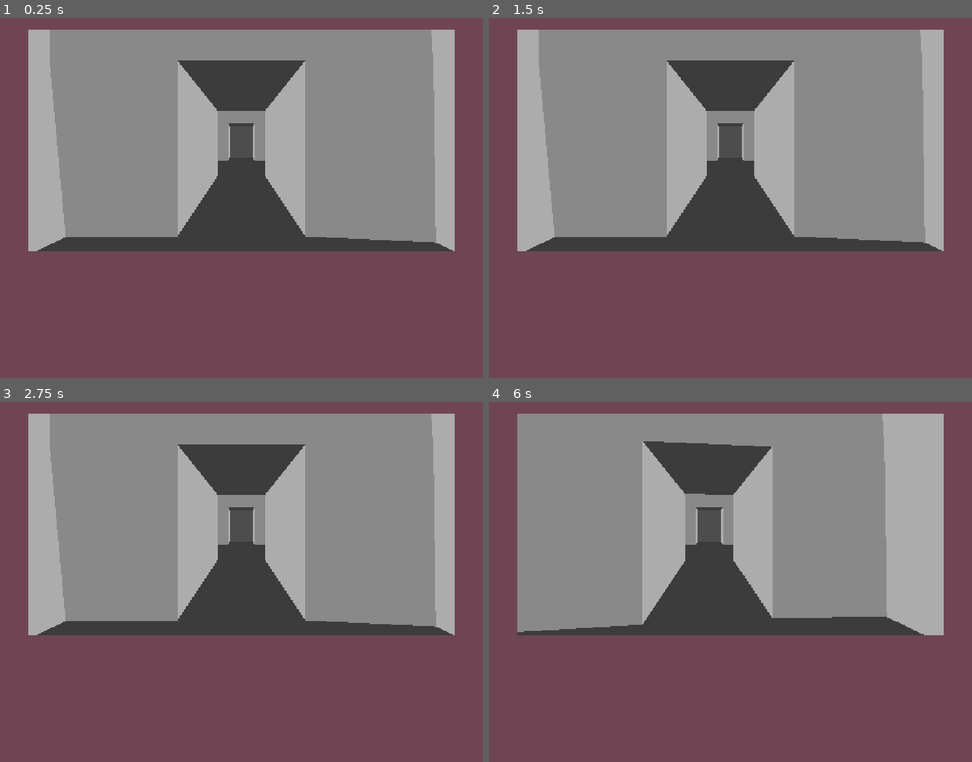
Above: before the commit, frames 1-4 (two rows, left to right).
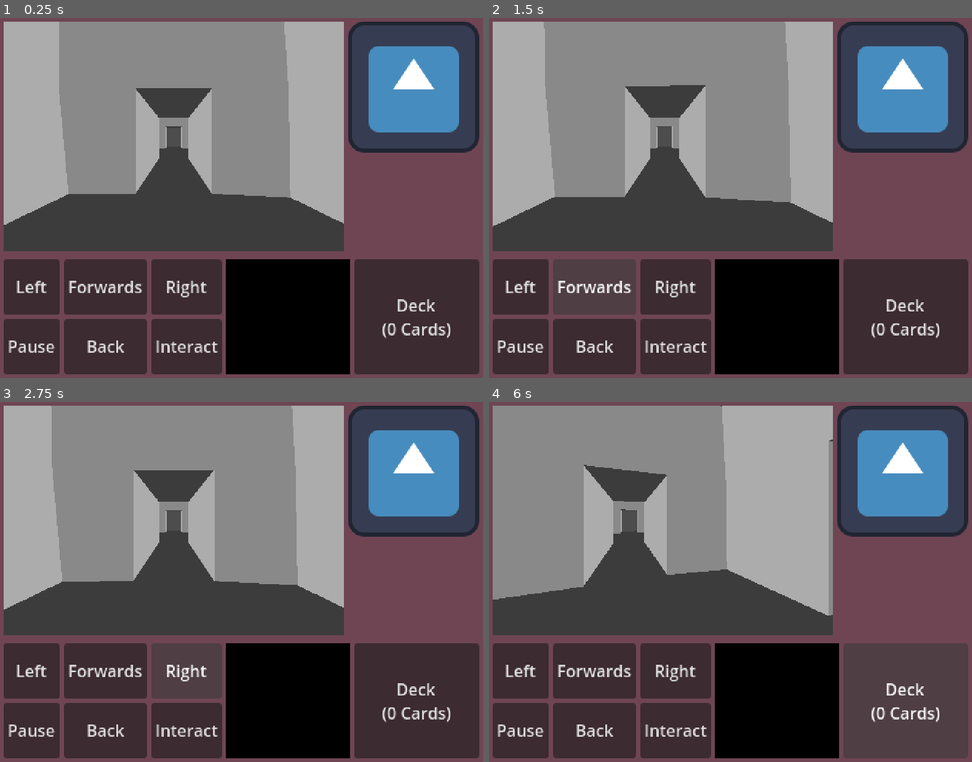
Above: after the commit, the same moments.

Repository: Sciman101/Omega-Game---Card-Dungeon
Game: Godot game, scene res://game.tscn
Two runs of this game, one before a commit and one after it. Both use one fixed random seed, a clock stepped at 60 frames per second and the inputs below. Before the commit the project starts from res://test.tscn. The engine's default icon, where the game draws it, is replaced by a stand-in: a white triangle on a blue panel in a dark square.
Inputs (mouse positions are in pixels of both pictures, inside the frame that each line leads up to):
- Up to frame 1 (0.25 s): no input
- Up to frame 2 (1.5 s): click (522, 288) at 0.5 s, where only the run after the commit has a clickable "Left"; click (595, 288) at 1.25 s, where only the run after the commit has a clickable "Forwards"
- Up to frame 3 (2.75 s): click (188, 672) at 2 s, where only the run after the commit has a clickable "Right"
- Up to frame 4 (6 s): click (522, 729) at 2.75 s, where only the run after the commit has a clickable "Pause"; click (595, 729) at 3.5 s, where only the run after the commit has a clickable "Back"; click (677, 729) at 4.25 s, where only the run after the commit has a clickable "Interact"; click (904, 700) at 5 s, where only the run after the commit has a clickable "Deck (0 Cards)"; tap Enter at 5.75 s; hold Right (ui_right) from 5.78 s (still down)

The runs differ from the first frame. In frame 1, 70% of the frame differs, in the area x 0-100%, y 1-99%; in frame 2, 70%; in frame 3, 70%; in frame 4, 71%.

Commit message:
Added conmtrol buttons

Diff:
--- a/Player.gd
+++ b/Player.gd
@@ -4,19 +4,11 @@
 @export var rotation_acceleration : float
 @export var move_speed : float
 
-@onready var spin_timer = $SpinTimer
-
 var rotation_velocity : float
 
-var spin_tween : Tween
-
 func _physics_process(delta):
-	var input_hor = Input.get_axis("ui_left", "ui_right")
-	var input_vert = Input.get_axis("ui_up", "ui_down")
-
-	if spin_timer.is_stopped():
-		if Input.is_action_just_pressed("ui_down"):
-			spin_timer.start()
+	var input_hor = Input.get_axis("turn_left", "turn_right")
+	var input_vert = Input.get_axis("move_forwards", "move_backwards")
 
 	if input_hor != 0:
 		rotation_velocity -= input_hor * delta * rotation_acceleration
@@ -29,12 +21,3 @@
 	velocity = transform.basis.z * input_vert * move_speed
 
 	move_and_slide()
-
-
-func _on_spin_timer_timeout():
-	if not Input.is_action_pressed("ui_down"):
-		if not spin_tween or not spin_tween.is_running():
-			# Spin 180
-			var target_angle = rotation.y + PI
-			spin_tween = get_tree().create_tween()
-			spin_tween.tween_property(self,'rotation:y',target_angle,0.2)
--- /dev/null
+++ b/game.tscn
@@ -0,0 +1,158 @@
+[gd_scene load_steps=4 format=3 uid="uid://cucetru8iaws0"]
+
+[ext_resource type="PackedScene" uid="uid://donwgrnpdsdif" path="res://level.tscn" id="1_ryjju"]
+[ext_resource type="Texture2D" uid="uid://ct1pce3pgqe4t" path="res://icon.svg" id="2_cnuri"]
+[ext_resource type="Script" path="res://scripts/action_buttons.gd" id="3_pa2lk"]
+
+[node name="Game" type="CanvasLayer"]
+
+[node name="Background" type="ColorRect" parent="."]
+anchors_preset = 15
+anchor_right = 1.0
+anchor_bottom = 1.0
+grow_horizontal = 2
+grow_vertical = 2
+color = Color(0.435294, 0.270588, 0.329412, 1)
+
+[node name="MarginContainer" type="MarginContainer" parent="."]
+anchors_preset = 15
+anchor_right = 1.0
+anchor_bottom = 1.0
+grow_horizontal = 2
+grow_vertical = 2
+theme_override_constants/margin_left = 8
+theme_override_constants/margin_top = 8
+theme_override_constants/margin_right = 8
+theme_override_constants/margin_bottom = 128
+
+[node name="HBoxContainer" type="HBoxContainer" parent="MarginContainer"]
+layout_mode = 2
+
+[node name="SubViewportContainer" type="SubViewportContainer" parent="MarginContainer/HBoxContainer"]
+texture_filter = 1
+layout_mode = 2
+size_flags_horizontal = 3
+stretch = true
+
+[node name="SubViewport" type="SubViewport" parent="MarginContainer/HBoxContainer/SubViewportContainer"]
+handle_input_locally = false
+size = Vector2i(332, 224)
+render_target_update_mode = 4
+
+[node name="Level" parent="MarginContainer/HBoxContainer/SubViewportContainer/SubViewport" instance=ExtResource("1_ryjju")]
+
+[node name="Column" type="VBoxContainer" parent="MarginContainer/HBoxContainer"]
+layout_mode = 2
+size_flags_horizontal = 8
+
+[node name="TextureRect" type="TextureRect" parent="MarginContainer/HBoxContainer/Column"]
+layout_mode = 2
+texture = ExtResource("2_cnuri")
+
+[node name="OverworldControls" type="MarginContainer" parent="."]
+anchors_preset = 15
+anchor_right = 1.0
+anchor_bottom = 1.0
+offset_top = 232.0
+grow_horizontal = 2
+grow_vertical = 2
+size_flags_vertical = 8
+theme_override_constants/margin_left = 8
+theme_override_constants/margin_top = 8
+theme_override_constants/margin_right = 8
+theme_override_constants/margin_bottom = 8
+
+[node name="HBoxContainer" type="HBoxContainer" parent="OverworldControls"]
+layout_mode = 2
+
+[node name="ActionButtons" type="GridContainer" parent="OverworldControls/HBoxContainer"]
+layout_mode = 2
+columns = 3
+script = ExtResource("3_pa2lk")
+
+[node name="turn_left" type="Button" parent="OverworldControls/HBoxContainer/ActionButtons"]
+layout_mode = 2
+size_flags_horizontal = 3
+size_flags_vertical = 3
+focus_mode = 0
+text = "Left"
+
+[node name="move_forwards" type="Button" parent="OverworldControls/HBoxContainer/ActionButtons"]
+layout_mode = 2
+size_flags_horizontal = 3
+size_flags_vertical = 3
+focus_mode = 0
+text = "Forwards"
+
+[node name="turn_right" type="Button" parent="OverworldControls/HBoxContainer/ActionButtons"]
+layout_mode = 2
+size_flags_horizontal = 3
+size_flags_vertical = 3
+focus_mode = 0
+text = "Right"
+
+[node name="pause" type="Button" parent="OverworldControls/HBoxContainer/ActionButtons"]
+layout_mode = 2
+size_flags_horizontal = 3
+size_flags_vertical = 3
+focus_mode = 0
+text = "Pause"
+
+[node name="move_backwards" type="Button" parent="OverworldControls/HBoxContainer/ActionButtons"]
+layout_mode = 2
+size_flags_horizontal = 3
+size_flags_vertical = 3
+focus_mode = 0
+text = "Back"
+
+[node name="interact" type="Button" parent="OverworldControls/HBoxContainer/ActionButtons"]
+layout_mode = 2
+size_flags_horizontal = 3
+size_flags_vertical = 3
+focus_mode = 0
+text = "Interact"
+
+[node name="TextBox" type="Control" parent="OverworldControls/HBoxContainer"]
+layout_mode = 2
+size_flags_horizontal = 3
+
+[node name="MarginContainer" type="MarginContainer" parent="OverworldControls/HBoxContainer/TextBox"]
+layout_mode = 1
+anchors_preset = 15
+anchor_right = 1.0
+anchor_bottom = 1.0
+grow_horizontal = 2
+grow_vertical = 2
+theme_override_constants/margin_left = 4
+theme_override_constants/margin_top = 4
+theme_override_constants/margin_right = 4
+theme_override_constants/margin_bottom = 4
+
+[node name="Label" type="Label" parent="OverworldControls/HBoxContainer/TextBox/MarginContainer"]
+layout_mode = 2
+size_flags_vertical = 1
+theme_override_colors/font_color = Color(1, 1, 1, 1)
+autowrap_mode = 2
+
+[node name="Bg" type="ColorRect" parent="OverworldControls/HBoxContainer/TextBox"]
+show_behind_parent = true
+layout_mode = 1
+anchors_preset = 15
+anchor_right = 1.0
+anchor_bottom = 1.0
+grow_horizontal = 2
+grow_vertical = 2
+color = Color(0, 0, 0, 1)
+
+[node name="DeckButton" type="Button" parent="OverworldControls/HBoxContainer"]
+layout_mode = 2
+size_flags_horizontal = 3
+focus_mode = 0
+text = "Deck
+(0 Cards)"
+
+[node name="Control" type="Control" parent="."]
+layout_mode = 3
+anchors_preset = 0
+offset_right = 40.0
+offset_bottom = 40.0
--- /dev/null
+++ b/level.tscn
@@ -0,0 +1,73 @@
+[gd_scene load_steps=4 format=3 uid="uid://donwgrnpdsdif"]
+
+[ext_resource type="PackedScene" uid="uid://dkoaga5um2oii" path="res://room_test.tscn" id="1_ekwjq"]
+[ext_resource type="Script" path="res://Player.gd" id="2_6870p"]
+
+[sub_resource type="CapsuleShape3D" id="CapsuleShape3D_mjbjn"]
+radius = 0.75
+
+[node name="Level" type="Node3D"]
+
+[node name="Room Segments" type="Node3D" parent="."]
+
+[node name="room test" parent="Room Segments" instance=ExtResource("1_ekwjq")]
+
+[node name="room test2" parent="Room Segments" instance=ExtResource("1_ekwjq")]
+transform = Transform3D(1, 0, 0, 0, 1, 0, 0, 0, 1, 11, 0, 0)
+
+[node name="room test3" parent="Room Segments" instance=ExtResource("1_ekwjq")]
+transform = Transform3D(1, 0, 0, 0, 1, 0, 0, 0, 1, 11, 0, -11)
+
+[node name="room test4" parent="Room Segments" instance=ExtResource("1_ekwjq")]
+transform = Transform3D(1, 0, 0, 0, 1, 0, 0, 0, 1, 0, 0, -11)
+
+[node name="room test5" parent="Room Segments" instance=ExtResource("1_ekwjq")]
+transform = Transform3D(1, 0, 0, 0, 1, 0, 0, 0, 1, -22, 0, 0)
+
+[node name="room test6" parent="Room Segments" instance=ExtResource("1_ekwjq")]
+transform = Transform3D(1, 0, 0, 0, 1, 0, 0, 0, 1, -11, 0, 0)
+
+[node name="room test7" parent="Room Segments" instance=ExtResource("1_ekwjq")]
+transform = Transform3D(1, 0, 0, 0, 1, 0, 0, 0, 1, -11, 0, -11)
+
+[node name="room test8" parent="Room Segments" instance=ExtResource("1_ekwjq")]
+transform = Transform3D(1, 0, 0, 0, 1, 0, 0, 0, 1, -22, 0, -11)
+
+[node name="room test9" parent="Room Segments" instance=ExtResource("1_ekwjq")]
+transform = Transform3D(1, 0, 0, 0, 1, 0, 0, 0, 1, 0, 0, 22)
+
+[node name="room test10" parent="Room Segments" instance=ExtResource("1_ekwjq")]
+transform = Transform3D(1, 0, 0, 0, 1, 0, 0, 0, 1, 11, 0, 22)
+
+[node name="room test11" parent="Room Segments" instance=ExtResource("1_ekwjq")]
+transform = Transform3D(1, 0, 0, 0, 1, 0, 0, 0, 1, 11, 0, 11)
+
+[node name="room test12" parent="Room Segments" instance=ExtResource("1_ekwjq")]
+transform = Transform3D(1, 0, 0, 0, 1, 0, 0, 0, 1, 0, 0, 11)
+
+[node name="room test13" parent="Room Segments" instance=ExtResource("1_ekwjq")]
+transform = Transform3D(1, 0, 0, 0, 1, 0, 0, 0, 1, -22, 0, 22)
+
+[node name="room test14" parent="Room Segments" instance=ExtResource("1_ekwjq")]
+transform = Transform3D(1, 0, 0, 0, 1, 0, 0, 0, 1, -11, 0, 22)
+
+[node name="room test15" parent="Room Segments" instance=ExtResource("1_ekwjq")]
+transform = Transform3D(1, 0, 0, 0, 1, 0, 0, 0, 1, -11, 0, 11)
+
+[node name="room test16" parent="Room Segments" instance=ExtResource("1_ekwjq")]
+transform = Transform3D(1, 0, 0, 0, 1, 0, 0, 0, 1, -22, 0, 11)
+
+[node name="Player" type="CharacterBody3D" parent="."]
+transform = Transform3D(1, 0, 0, 0, 1, 0, 0, 0, 1, 0, 1, 0)
+script = ExtResource("2_6870p")
+rotation_speed = 2.0
+rotation_acceleration = 15.0
+move_speed = 5.0
+
+[node name="Camera3D" type="Camera3D" parent="Player"]
+transform = Transform3D(1, 0, 0, 0, 1, 0, 0, 0, 1, 0, 0.5, 0)
+fov = 90.0
+far = 100.0
+
+[node name="CollisionShape3D" type="CollisionShape3D" parent="Player"]
+shape = SubResource("CapsuleShape3D_mjbjn")
--- a/project.godot
+++ b/project.godot
@@ -11,7 +11,7 @@
 [application]
 
 config/name="Omega Game - Card Dungeon"
-run/main_scene="res://test.tscn"
+run/main_scene="res://game.tscn"
 config/features=PackedStringArray("4.0", "Forward Plus")
 config/icon="res://icon.svg"
 
@@ -28,29 +28,68 @@
 
 ui_left={
 "deadzone": 0.5,
-"events": [Object(InputEventKey,"resource_local_to_scene":fa …(148 unchanged characters)… "keycode":4194319,"physical_keycode":0,"unicode":4194319,"echo":false,"script":null)
+"events": [Object(InputEventKey,"resource_local_to_scene":fa …(148 unchanged characters)… "keycode":4194319,"physical_keycode":0,"key_label":0,"unicode":4194319,"echo":false,"script":null)
 , Object(InputEventJoypadButton,"resource_local_to_scene":false,"resource_name":"","device":0,"button_index":13,"pressure":0.0,"pressed":false,"script":null)
-, Object(InputEventKey,"resource_local_to_scene":false,"resource_name":"","device":0,"window_id":0,"alt_pressed":false,"shift_pressed":false,"ctrl_pressed":false,"meta_pressed":false,"pressed":false,"keycode":0,"physical_keycode":65,"unicode":0,"echo":false,"script":null)
+, Object(InputEventKey,"resource_local_to_scene":false,"resource_name":"","device":0,"window_id":0,"alt_pressed":false,"shift_pressed":false,"ctrl_pressed":false,"meta_pressed":false,"pressed":false,"keycode":0,"physical_keycode":65,"key_label":0,"unicode":0,"echo":false,"script":null)
 ]
 }
 ui_right={
 "deadzone": 0.5,
-"events": [Object(InputEventKey,"resource_local_to_scene":fa …(148 unchanged characters)… "keycode":4194321,"physical_keycode":0,"unicode":4194321,"echo":false,"script":null)
+"events": [Object(InputEventKey,"resource_local_to_scene":fa …(148 unchanged characters)… "keycode":4194321,"physical_keycode":0,"key_label":0,"unicode":4194321,"echo":false,"script":null)
 , Object(InputEventJoypadButton,"resource_local_to_scene":false,"resource_name":"","device":0,"button_index":14,"pressure":0.0,"pressed":false,"script":null)
-, Object(InputEventKey,"resource_local_to_scene":false,"resource_name":"","device":0,"window_id":0,"alt_pressed":false,"shift_pressed":false,"ctrl_pressed":false,"meta_pressed":false,"pressed":false,"keycode":0,"physical_keycode":68,"unicode":0,"echo":false,"script":null)
+, Object(InputEventKey,"resource_local_to_scene":false,"resource_name":"","device":0,"window_id":0,"alt_pressed":false,"shift_pressed":false,"ctrl_pressed":false,"meta_pressed":false,"pressed":false,"keycode":0,"physical_keycode":68,"key_label":0,"unicode":0,"echo":false,"script":null)
 ]
 }
 ui_up={
 "deadzone": 0.5,
-"events": [Object(InputEventKey,"resource_local_to_scene":fa …(148 unchanged characters)… "keycode":4194320,"physical_keycode":0,"unicode":4194320,"echo":false,"script":null)
+"events": [Object(InputEventKey,"resource_local_to_scene":fa …(148 unchanged characters)… "keycode":4194320,"physical_keycode":0,"key_label":0,"unicode":4194320,"echo":false,"script":null)
 , Object(InputEventJoypadButton,"resource_local_to_scene":false,"resource_name":"","device":0,"button_index":11,"pressure":0.0,"pressed":false,"script":null)
-, Object(InputEventKey,"resource_local_to_scene":false,"resource_name":"","device":0,"window_id":0,"alt_pressed":false,"shift_pressed":false,"ctrl_pressed":false,"meta_pressed":false,"pressed":false,"keycode":0,"physical_keycode":87,"unicode":0,"echo":false,"script":null)
+, Object(InputEventKey,"resource_local_to_scene":false,"resource_name":"","device":0,"window_id":0,"alt_pressed":false,"shift_pressed":false,"ctrl_pressed":false,"meta_pressed":false,"pressed":false,"keycode":0,"physical_keycode":87,"key_label":0,"unicode":0,"echo":false,"script":null)
 ]
 }
 ui_down={
 "deadzone": 0.5,
-"events": [Object(InputEventKey,"resource_local_to_scene":fa …(148 unchanged characters)… "keycode":4194322,"physical_keycode":0,"unicode":4194322,"echo":false,"script":null)
+"events": [Object(InputEventKey,"resource_local_to_scene":fa …(148 unchanged characters)… "keycode":4194322,"physical_keycode":0,"key_label":0,"unicode":4194322,"echo":false,"script":null)
 , Object(InputEventJoypadButton,"resource_local_to_scene":false,"resource_name":"","device":0,"button_index":12,"pressure":0.0,"pressed":false,"script":null)
-, Object(InputEventKey,"resource_local_to_scene":false,"resource_name":"","device":0,"window_id":0,"alt_pressed":false,"shift_pressed":false,"ctrl_pressed":false,"meta_pressed":false,"pressed":false,"keycode":0,"physical_keycode":83,"unicode":0,"echo":false,"script":null)
+, Object(InputEventKey,"resource_local_to_scene":false,"resource_name":"","device":0,"window_id":0,"alt_pressed":false,"shift_pressed":false,"ctrl_pressed":false,"meta_pressed":false,"pressed":false,"keycode":0,"physical_keycode":83,"key_label":0,"unicode":0,"echo":false,"script":null)
 ]
 }
+turn_right={
+"deadzone": 0.5,
+"events": [Object(InputEventKey,"resource_local_to_scene":false,"resource_name":"","device":-1,"window_id":0,"alt_pressed":false,"shift_pressed":false,"ctrl_pressed":false,"meta_pressed":false,"pressed":false,"keycode":0,"physical_keycode":68,"key_label":0,"unicode":100,"echo":false,"script":null)
+, Object(InputEventKey,"resource_local_to_scene":false,"resource_name":"","device":-1,"window_id":0,"alt_pressed":false,"shift_pressed":false,"ctrl_pressed":false,"meta_pressed":false,"pressed":false,"keycode":0,"physical_keycode":4194321,"key_label":0,"unicode":0,"echo":false,"script":null)
+]
+}
+turn_left={
+"deadzone": 0.5,
+"events": [Object(InputEventKey,"resource_local_to_scene":false,"resource_name":"","device":-1,"window_id":0,"alt_pressed":false,"shift_pressed":false,"ctrl_pressed":false,"meta_pressed":false,"pressed":false,"keycode":0,"physical_keycode":65,"key_label":0,"unicode":97,"echo":false,"script":null)
+, Object(InputEventKey,"resource_local_to_scene":false,"resource_name":"","device":-1,"window_id":0,"alt_pressed":false,"shift_pressed":false,"ctrl_pressed":false,"meta_pressed":false,"pressed":false,"keycode":0,"physical_keycode":4194319,"key_label":0,"unicode":0,"echo":false,"script":null)
+]
+}
+move_forwards={
+"deadzone": 0.5,
+"events": [Object(InputEventKey,"resource_local_to_scene":false,"resource_name":"","device":-1,"window_id":0,"alt_pressed":false,"shift_pressed":false,"ctrl_pressed":false,"meta_pressed":false,"pressed":false,"keycode":0,"physical_keycode":87,"key_label":0,"unicode":119,"echo":false,"script":null)
+, Object(InputEventKey,"resource_local_to_scene":false,"resource_name":"","device":-1,"window_id":0,"alt_pressed":false,"shift_pressed":false,"ctrl_pressed":false,"meta_pressed":false,"pressed":false,"keycode":0,"physical_keycode":4194320,"key_label":0,"unicode":0,"echo":false,"script":null)
+]
+}
+move_backwards={
+"deadzone": 0.5,
+"events": [Object(InputEventKey,"resource_local_to_scene":false,"resource_name":"","device":-1,"window_id":0,"alt_pressed":false,"shift_pressed":false,"ctrl_pressed":false,"meta_pressed":false,"pressed":false,"keycode":0,"physical_keycode":83,"key_label":0,"unicode":115,"echo":false,"script":null)
+, Object(InputEventKey,"resource_local_to_scene":false,"resource_name":"","device":-1,"window_id":0,"alt_pressed":false,"shift_pressed":false,"ctrl_pressed":false,"meta_pressed":false,"pressed":false,"keycode":0,"physical_keycode":4194322,"key_label":0,"unicode":0,"echo":false,"script":null)
+]
+}
+view_deck={
+"deadzone": 0.5,
+"events": [Object(InputEventKey,"resource_local_to_scene":false,"resource_name":"","device":-1,"window_id":0,"alt_pressed":false,"shift_pressed":false,"ctrl_pressed":false,"meta_pressed":false,"pressed":false,"keycode":0,"physical_keycode":4194309,"key_label":0,"unicode":0,"echo":false,"script":null)
+]
+}
+interact={
+"deadzone": 0.5,
+"events": [Object(InputEventKey,"resource_local_to_scene":false,"resource_name":"","device":-1,"window_id":0,"alt_pressed":false,"shift_pressed":false,"ctrl_pressed":false,"meta_pressed":false,"pressed":false,"keycode":0,"physical_keycode":69,"key_label":0,"unicode":101,"echo":false,"script":null)
+]
+}
+pause={
+"deadzone": 0.5,
+"events": [Object(InputEventKey,"resource_local_to_scene":false,"resource_name":"","device":-1,"window_id":0,"alt_pressed":false,"shift_pressed":false,"ctrl_pressed":false,"meta_pressed":false,"pressed":false,"keycode":0,"physical_keycode":4194305,"key_label":0,"unicode":0,"echo":false,"script":null)
+]
+}
--- /dev/null
+++ b/scripts/action_buttons.gd
@@ -0,0 +1,6 @@
+extends GridContainer
+
+func _ready():
+	for node in get_children():
+		node.connect('button_down',Input.action_press.bind(node.name))
+		node.connect('button_up',Input.action_release.bind(node.name))
--- a/test.tscn
+++ /dev/null
@@ -1,114 +0,0 @@
-[gd_scene load_steps=4 format=3 uid="uid://cucetru8iaws0"]
-
-[ext_resource type="PackedScene" uid="uid://dkoaga5um2oii" path="res://room_test.tscn" id="1_r7djx"]
-[ext_resource type="Script" path="res://Player.gd" id="2_tu432"]
-
-[sub_resource type="CapsuleShape3D" id="CapsuleShape3D_mjbjn"]
-radius = 0.75
-
-[node name="Test" type="CanvasLayer"]
-
-[node name="ColorRect" type="ColorRect" parent="."]
-anchors_preset = 15
-anchor_right = 1.0
-anchor_bottom = 1.0
-grow_horizontal = 2
-grow_vertical = 2
-color = Color(0.435294, 0.270588, 0.329412, 1)
-
-[node name="MarginContainer" type="MarginContainer" parent="."]
-anchors_preset = 15
-anchor_right = 1.0
-anchor_bottom = 1.0
-grow_horizontal = 2
-grow_vertical = 2
-theme_override_constants/margin_left = 32
-theme_override_constants/margin_top = 16
-theme_override_constants/margin_right = 32
-theme_override_constants/margin_bottom = 128
-
-[node name="SubViewportContainer" type="SubViewportContainer" parent="MarginContainer"]
-texture_filter = 1
-layout_mode = 2
-offset_left = 32.0
-offset_top = 16.0
-offset_right = 448.0
-offset_bottom = 232.0
-grow_horizontal = 2
-grow_vertical = 2
-stretch = true
-
-[node name="SubViewport" type="SubViewport" parent="MarginContainer/SubViewportContainer"]
-handle_input_locally = false
-size = Vector2i(416, 216)
-render_target_update_mode = 4
-
-[node name="Room Segments" type="Node3D" parent="MarginContainer/SubViewportContainer/SubViewport"]
-
-[node name="room test" parent="MarginContainer/SubViewportContainer/SubViewport/Room Segments" instance=ExtResource("1_r7djx")]
-
-[node name="room test2" parent="MarginContainer/SubViewportContainer/SubViewport/Room Segments" instance=ExtResource("1_r7djx")]
-transform = Transform3D(1, 0, 0, 0, 1, 0, 0, 0, 1, 11, 0, 0)
-
-[node name="room test3" parent="MarginContainer/SubViewportContainer/SubViewport/Room Segments" instance=ExtResource("1_r7djx")]
-transform = Transform3D(1, 0, 0, 0, 1, 0, 0, 0, 1, 11, 0, -11)
-
-[node name="room test4" parent="MarginContainer/SubViewportContainer/SubViewport/Room Segments" instance=ExtResource("1_r7djx")]
-transform = Transform3D(1, 0, 0, 0, 1, 0, 0, 0, 1, 0, 0, -11)
-
-[node name="room test5" parent="MarginContainer/SubViewportContainer/SubViewport/Room Segments" instance=ExtResource("1_r7djx")]
-transform = Transform3D(1, 0, 0, 0, 1, 0, 0, 0, 1, -22, 0, 0)
-
-[node name="room test6" parent="MarginContainer/SubViewportContainer/SubViewport/Room Segments" instance=ExtResource("1_r7djx")]
-transform = Transform3D(1, 0, 0, 0, 1, 0, 0, 0, 1, -11, 0, 0)
-
-[node name="room test7" parent="MarginContainer/SubViewportContainer/SubViewport/Room Segments" instance=ExtResource("1_r7djx")]
-transform = Transform3D(1, 0, 0, 0, 1, 0, 0, 0, 1, -11, 0, -11)
-
-[node name="room test8" parent="MarginContainer/SubViewportContainer/SubViewport/Room Segments" instance=ExtResource("1_r7djx")]
-transform = Transform3D(1, 0, 0, 0, 1, 0, 0, 0, 1, -22, 0, -11)
-
-[node name="room test9" parent="MarginContainer/SubViewportContainer/SubViewport/Room Segments" instance=ExtResource("1_r7djx")]
-transform = Transform3D(1, 0, 0, 0, 1, 0, 0, 0, 1, 0, 0, 22)
-
-[node name="room test10" parent="MarginContainer/SubViewportContainer/SubViewport/Room Segments" instance=ExtResource("1_r7djx")]
-transform = Transform3D(1, 0, 0, 0, 1, 0, 0, 0, 1, 11, 0, 22)
-
-[node name="room test11" parent="MarginContainer/SubViewportContainer/SubViewport/Room Segments" instance=ExtResource("1_r7djx")]
-transform = Transform3D(1, 0, 0, 0, 1, 0, 0, 0, 1, 11, 0, 11)
-
-[node name="room test12" parent="MarginContainer/SubViewportContainer/SubViewport/Room Segments" instance=ExtResource("1_r7djx")]
-transform = Transform3D(1, 0, 0, 0, 1, 0, 0, 0, 1, 0, 0, 11)
-
-[node name="room test13" parent="MarginContainer/SubViewportContainer/SubViewport/Room Segments" instance=ExtResource("1_r7djx")]
-transform = Transform3D(1, 0, 0, 0, 1, 0, 0, 0, 1, -22, 0, 22)
-
-[node name="room test14" parent="MarginContainer/SubViewportContainer/SubViewport/Room Segments" instance=ExtResource("1_r7djx")]
-transform = Transform3D(1, 0, 0, 0, 1, 0, 0, 0, 1, -11, 0, 22)
-
-[node name="room test15" parent="MarginContainer/SubViewportContainer/SubViewport/Room Segments" instance=ExtResource("1_r7djx")]
-transform = Transform3D(1, 0, 0, 0, 1, 0, 0, 0, 1, -11, 0, 11)
-
-[node name="room test16" parent="MarginContainer/SubViewportContainer/SubViewport/Room Segments" instance=ExtResource("1_r7djx")]
-transform = Transform3D(1, 0, 0, 0, 1, 0, 0, 0, 1, -22, 0, 11)
-
-[node name="Player" type="CharacterBody3D" parent="MarginContainer/SubViewportContainer/SubViewport"]
-transform = Transform3D(1, 0, 0, 0, 1, 0, 0, 0, 1, 0, 1, 0)
-script = ExtResource("2_tu432")
-rotation_speed = 1.0
-rotation_acceleration = 5.0
-move_speed = 5.0
-
-[node name="Camera3D" type="Camera3D" parent="MarginContainer/SubViewportContainer/SubViewport/Player"]
-transform = Transform3D(1, 0, 0, 0, 1, 0, 0, 0, 1, 0, 0.5, 0)
-fov = 60.0
-far = 100.0
-
-[node name="CollisionShape3D" type="CollisionShape3D" parent="MarginContainer/SubViewportContainer/SubViewport/Player"]
-shape = SubResource("CapsuleShape3D_mjbjn")
-
-[node name="SpinTimer" type="Timer" parent="MarginContainer/SubViewportContainer/SubViewport/Player"]
-wait_time = 0.1
-one_shot = true
-
-[connection signal="timeout" from="MarginContainer/SubViewportContainer/SubViewport/Player/SpinTimer" to="MarginContainer/SubViewportContainer/SubViewport/Player" method="_on_spin_timer_timeout"]
--- /dev/null
+++ b/ui_controls.gd
@@ -0,0 +1,21 @@
+extends HBoxContainer
+
+const ButtonNameMap = {
+	BtnLeft = 'turn_left',
+	BtnRight = 'turn_right',
+	BtnFwd = 'move_forwards',
+	BtnBack = 'move_backwards',
+}
+
+# Called when the node enters the scene tree for the first time.
+func _ready():
+	for btn in get_children():
+		btn.button_down.connect(button_event.bind(btn.name,true))
+		btn.button_up.connect(button_event.bind(btn.name,false))
+
+func button_event(btn_name, state):
+	var action = ButtonNameMap[btn_name]
+	if state:
+		Input.action_press(action)
+	else:
+		Input.action_release(action)
